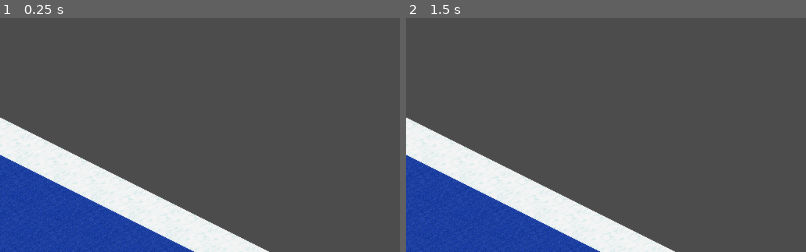
Above: before the commit, frames 1-2 (left to right).
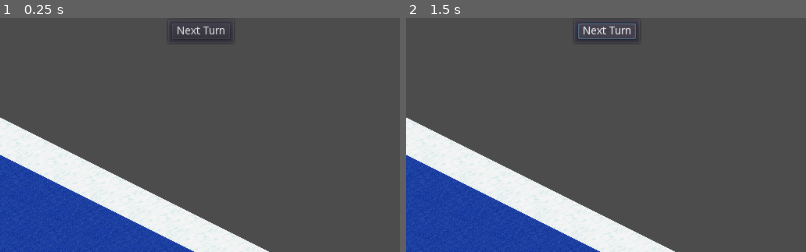
Above: after the commit, the same moments.

Repository: burdockcascade/gociv
Game: Godot game, scene res://src/Main.tscn
Two runs of this game, one before a commit and one after it. Both use one fixed random seed, a clock stepped at 60 frames per second and the inputs below.
Inputs (mouse positions are % of the whole screen's width and height, from its top left):
- Up to frame 1 (0.25 s): no input
- Up to frame 2 (1.5 s): click (50, 3) at 0.5 s, where only the run after the commit has a clickable "Next Turn"; click (50, 3) at 1.25 s, where only the run after the commit has a clickable "Next Turn"
The pictures show only the part of the screen within x 25-75%, y 0-50%; the shares and areas given below are measured in that part.

The runs differ from the first frame. In frame 1, 0.5% of the frame differs, in the area x 42-58%, y 1-11%; in frame 2, 0.7%.
Error before the commit: Invalid get index '(5, -5)' (on base: 'Dictionary'). (res://src/Units.gd:53)

Commit message:
next turn button

Diff:
--- a/src/Main.tscn
+++ b/src/Main.tscn
@@ -46,4 +46,22 @@
 
 [node name="DesktopUI" type="CanvasLayer" parent="."]
 
+[node name="PanelContainer" type="PanelContainer" parent="DesktopUI"]
+anchor_left = 0.5
+anchor_right = 0.5
+margin_left = -44.0
+margin_right = 44.0
+margin_bottom = 34.0
+__meta__ = {
+"_edit_use_anchors_": false
+}
+
+[node name="Button" type="Button" parent="DesktopUI/PanelContainer"]
+margin_left = 7.0
+margin_top = 7.0
+margin_right = 81.0
+margin_bottom = 27.0
+text = "Next Turn"
+
 [connection signal="world_scrolled" from="World/Map" to="World/Units" method="_on_Map_world_scrolled"]
+[connection signal="pressed" from="DesktopUI/PanelContainer/Button" to="World" method="_on_Button_pressed"]
--- a/src/World.gd
+++ b/src/World.gd
@@ -50,3 +50,9 @@
 		units.move_active_unit(Vector2.UP)
 	elif event.is_action_pressed("ui_down"):
 		units.move_active_unit(Vector2.DOWN)
+
+
+func _on_Button_pressed():
+
+	for unit in get_tree().get_nodes_in_group("unit"):
+		unit.new_turn()
--- a/src/units/Unit.gd
+++ b/src/units/Unit.gd
@@ -35,6 +35,7 @@
 	can_move = false
 
 func new_turn():
+	print("new turn")
 	can_move = true
 	current_travel = 0
 
